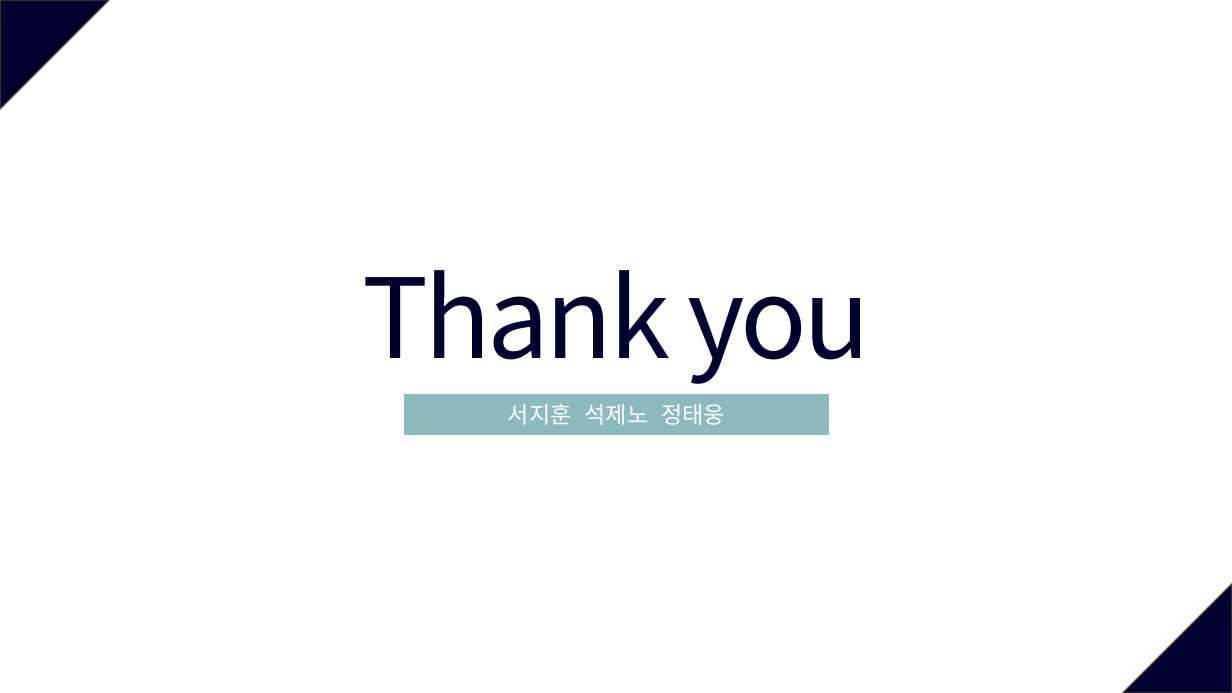
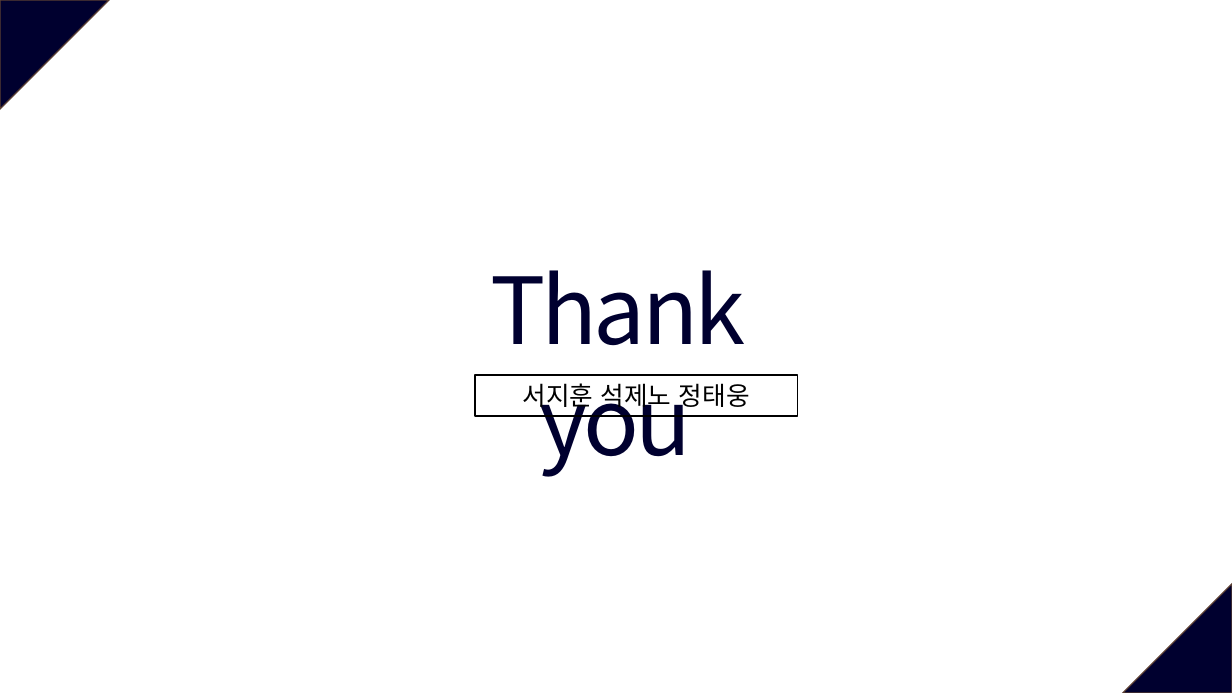
Before and after one commit to SWE-15-Team/Sentiment-Analysis-System, a slide deck: slide 12 of Checkpoint_1st.pptx (slide 19 before the commit). Drawn at 1232x693 pixels with LibreOffice and Linux fonts; fonts in the diff are those of the drawing. Boxes give left, top, right and bottom in pixels: in the first picture for what was removed or moved away, otherwise in the second. Text is boxed around its words. In the diff, an @@ line names an element or a change of style, - is before the commit and + after.

```diff
--- a/Checkpoint_1st.pptx
+++ b/Checkpoint_1st.pptx
@@ text "Thank you": place and size @@
-text "Thank you" at bbox=[362, 270, 870, 384]
+text "Thank you" at bbox=[490, 270, 745, 477]
@@ text "Thank you" at bbox=[490, 270, 745, 477]: size 86 to 72 pt @@
@@ rectangle "서지훈 석제노 정태웅": place and size @@
-rectangle "서지훈 석제노 정태웅" at bbox=[404, 395, 828, 434]
+rectangle "서지훈 석제노 정태웅" at bbox=[475, 375, 798, 416]
@@ rectangle "서지훈 석제노 정태웅" at bbox=[475, 375, 798, 416]: size 18 to 20 pt, text colour #FFFFFF to #000000; vertical alignment middle to top; fill #8DBABD to none; outline #8DBABD 1 pt to #000000 1.5 pt @@
```
Also in this commit, not shown: 9 other slides changed, 2 slides added, 9 slides removed, 1 other file.
